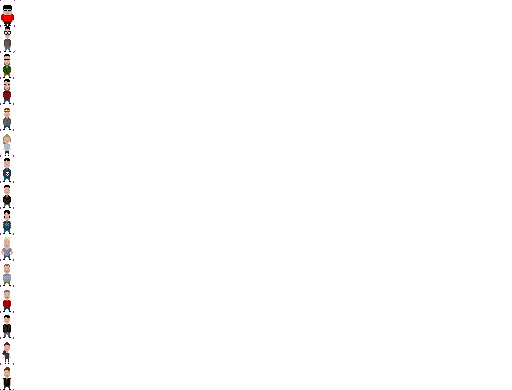
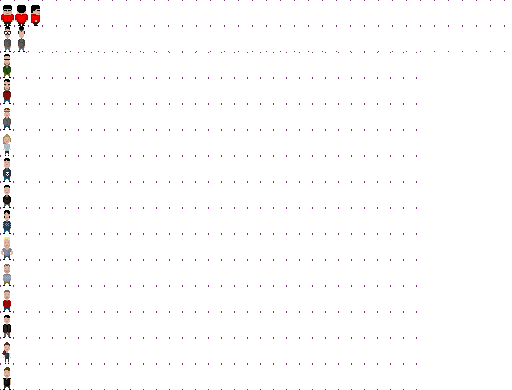
Layers edited between the first and the second 512 × 390 image:
painted on "actors" over [15, 5, 40, 52]
painted on "grid" over [26, 0, 505, 390]
